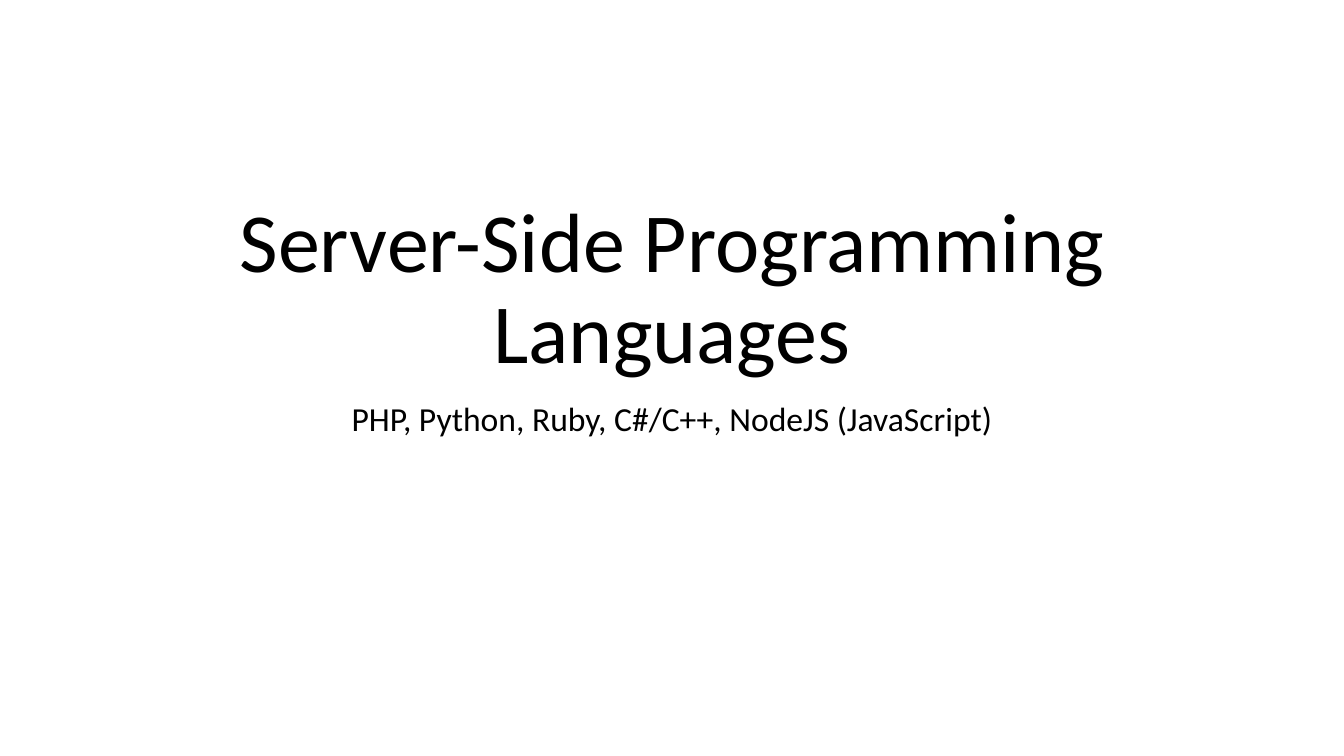
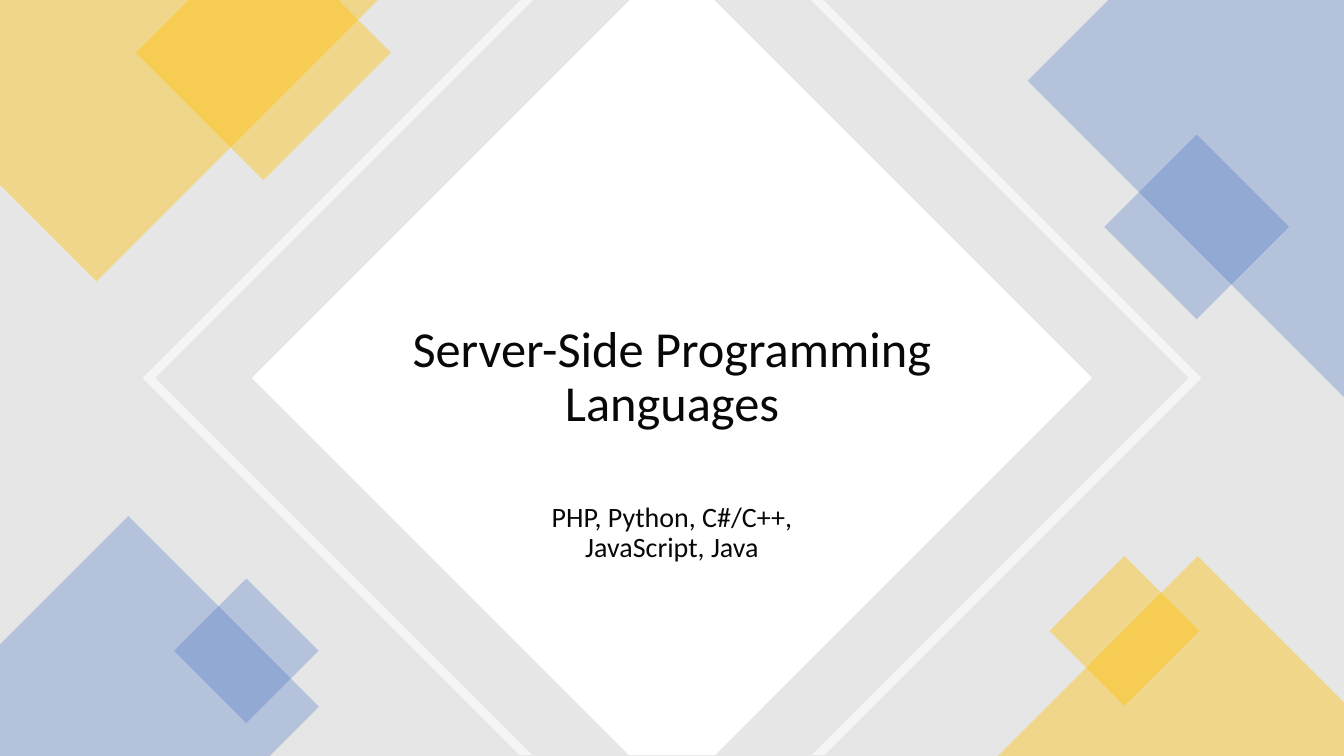
Before and after one commit to Tyler242/tyler242.github.io, a slide deck: slide 1 of server-side-languages.pptx. Drawn at 1344x756 pixels with LibreOffice and Linux fonts; fonts in the diff are those of the drawing. Boxes give left, top, right and bottom in pixels: in the first picture for what was removed or moved away, otherwise in the second. Text is boxed around its words. In the diff, an @@ line names an element or a change of style, - is before the commit and + after.

Commit message:
presentation

```diff
--- a/server-side-languages.pptx
+++ b/server-side-languages.pptx
@@ rectangle added at bbox=[0, 0, 1344, 756], fill #E7E6E6 @@
@@ freeform shape added at bbox=[0, 0, 378, 281], fill #FFC000 at 40% opacity @@
@@ freeform shape added at bbox=[136, 0, 391, 181], fill #FFC000 at 40% opacity @@
@@ freeform shape added at bbox=[142, 0, 1202, 756], fill #FFFFFF at 60% opacity @@
@@ freeform shape added at bbox=[252, 0, 1092, 756], fill #FFFFFF @@
@@ freeform shape added at bbox=[1028, 0, 1344, 397], fill #4472C4 at 30% opacity @@
@@ rectangle added at bbox=[1104, 134, 1289, 320], fill #4472C4 at 30% opacity @@
@@ title "Server-Side Programming Languages": place and size @@
-title "Server-Side Programming Languages" at bbox=[240, 213, 1104, 378]
+title "Server-Side Programming Languages" at bbox=[413, 332, 931, 430]
@@ title "Server-Side Programming Languages" at bbox=[413, 332, 931, 430]: size 60 to 36 pt, text colour #000000 to #080808; vertical alignment bottom to middle @@
@@ subtitle at bbox=[552, 507, 792, 562]: text changed; size 24 to 20 pt; text colour #000000 to #080808 @@
-PHP, Python, Ruby, C#/C++, NodeJS (JavaScript)
+PHP, Python, C#/C++, JavaScript, Java
@@ freeform shape added at bbox=[0, 517, 319, 756], fill #4472C4 at 30% opacity @@
@@ freeform shape added at bbox=[998, 556, 1344, 756], fill #FFC000 at 40% opacity @@
@@ rectangle added at bbox=[1050, 556, 1200, 706], fill #FFC000 at 40% opacity @@
@@ rectangle added at bbox=[174, 579, 320, 724], fill #4472C4 at 30% opacity @@
```
Also in this commit, not shown: 6 slides added, 5 slides removed.
